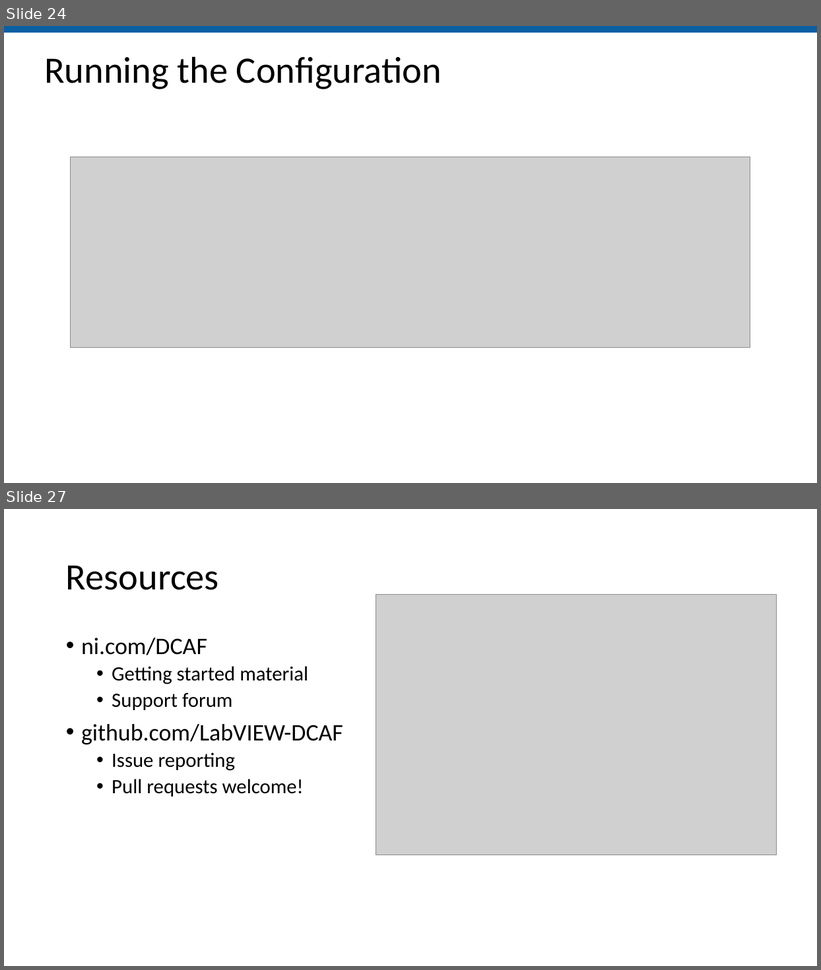
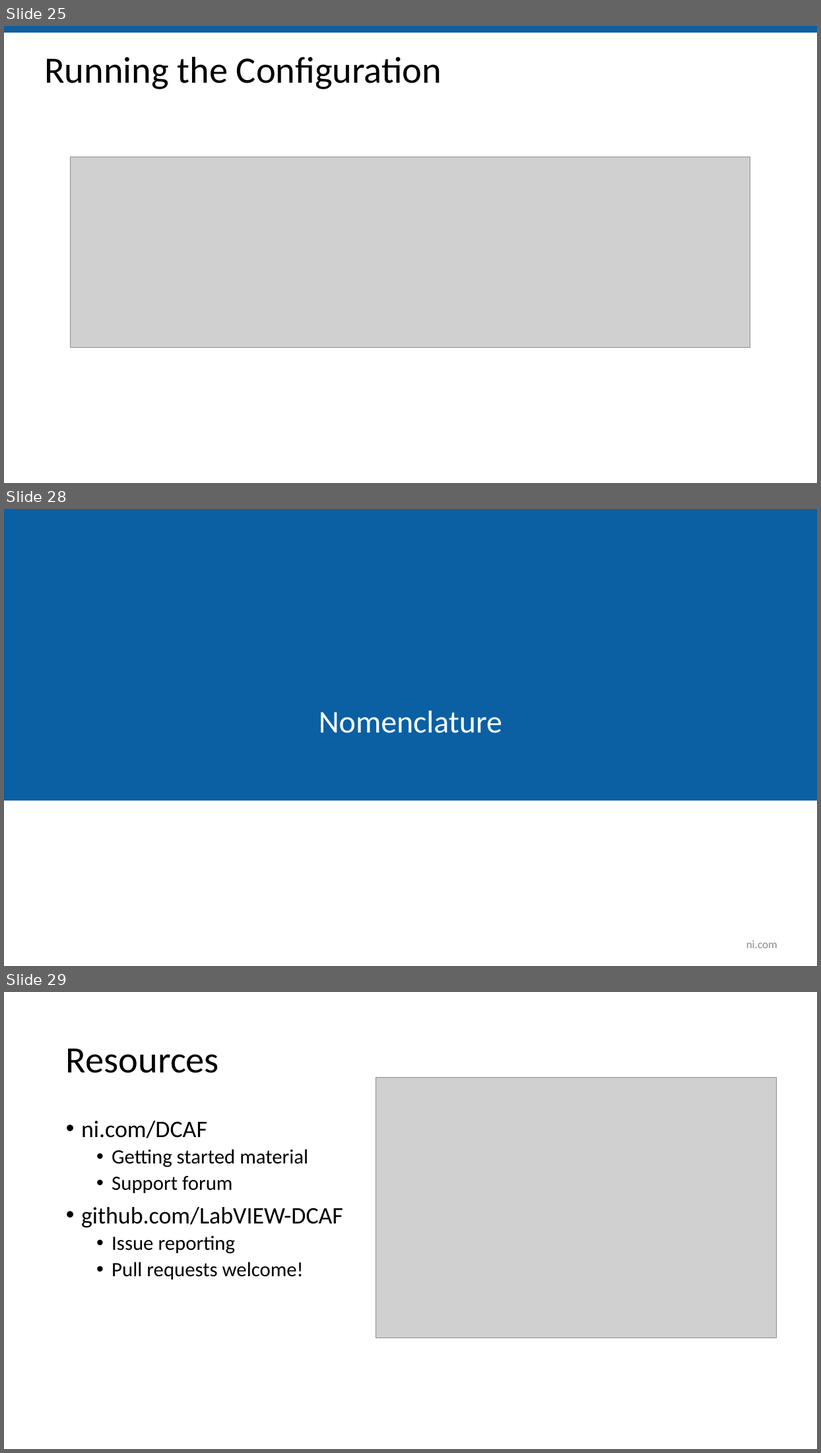
Before and after one commit to LabVIEW-DCAF/Documentation, a slide deck: Trunk/Getting Started Material/DCAF Training/1 Introduction to DCAF.pptx. Shown one above the other, each under a label of ours: slides 24 and 27 before the commit, slides 25, 28 and 29 after it; the slides between them are not shown. The pictures are 821x970 and 821x1453 pixels, drawn with LibreOffice and Linux fonts; fonts in the diff are those of the drawing; grey boxes stand for pictures; background and template pictures are left out. Boxes give left, top, right and bottom in pixels: in the first picture for what was removed or moved away, otherwise in the second. Text is boxed around its words. In the diff, an @@ line names an element or a change of style, - is before the commit and + after.

```diff
--- a/Trunk/Getting Started Material/DCAF Training/1 Introduction to DCAF.pptx
+++ b/Trunk/Getting Started Material/DCAF Training/1 Introduction to DCAF.pptx
@@ slide 28 added at (4, 509, 817, 966), background #FFFFFF @@
@@ rectangle added at (4, 509, 817, 801), fill #0A60A3 @@
@@ title added at (319, 710, 502, 733), 37.3 pt, text #FFFFFF @@
+Nomenclature
@@ text added at (746, 941, 778, 949), 13.3 pt, text #8C8C8C @@
+ni.com
@@ what was slide 24 is now slide 25 @@
@@ what was slide 27 is now slide 29 @@
```
Also in this commit, not shown: 3 slides changed, 1 other slide added, 1 other file.
